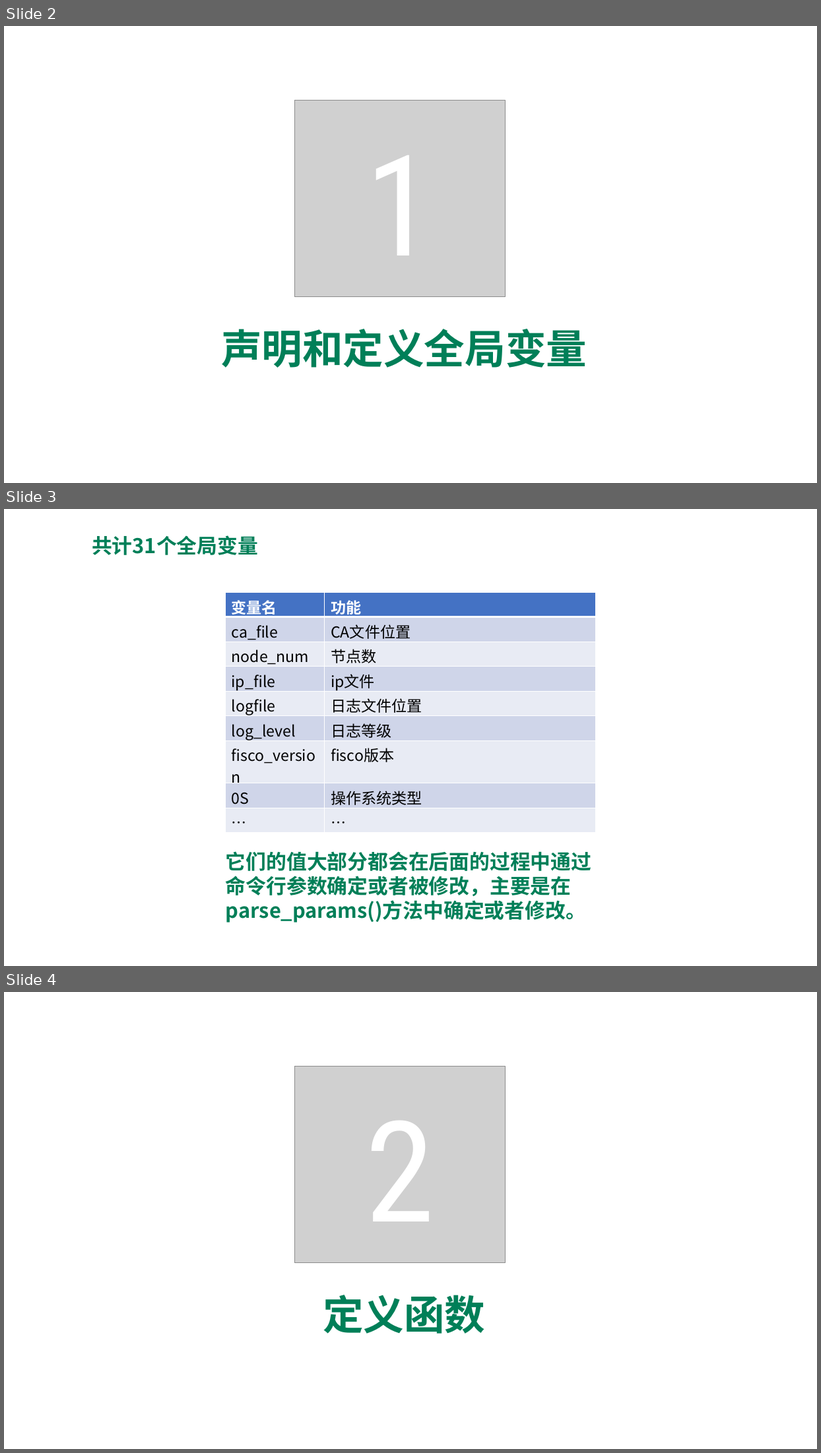
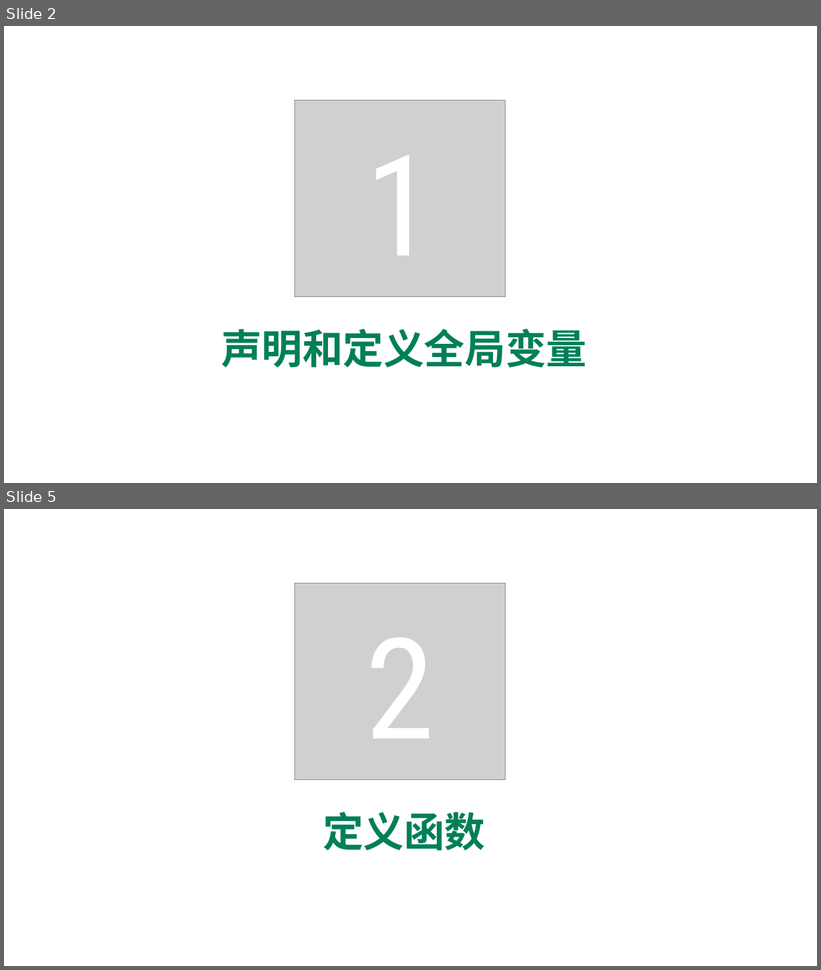
Before and after one commit to blockchaingroup4/webank, a slide deck: 汇报资料/Group4_脚本研读.pptx. Shown one above the other, each under a label of ours: slides 2, 3 and 4 before the commit, slides 2 and 5 after it; the slides between them are not shown. The pictures are 821x1453 and 821x970 pixels, drawn with LibreOffice and Linux fonts; fonts in the diff are those of the drawing; grey boxes stand for pictures. Boxes give left, top, right and bottom in pixels: in the first picture for what was removed or moved away, otherwise in the second. Text is boxed around its words. In the diff, an @@ line names an element or a change of style, - is before the commit and + after.

```diff
--- a/汇报资料/Group4_脚本研读.pptx
+++ b/汇报资料/Group4_脚本研读.pptx
@@ slide 3 removed at (4, 509, 817, 966), background #FFFFFF @@
@@ text removed at (92, 535, 258, 555) @@
-共计31个全局变量
@@ table removed at (225, 593, 596, 815), 9 rows, 2 columns @@
-变量名 | 功能
-ca_file | CA文件位置
-node_num | 节点数
-ip_file | ip文件
-logfile | 日志文件位置
-log_level | 日志等级
-fisco_version | fisco版本
-0S | 操作系统类型
-… | …
@@ text removed at (226, 852, 591, 923) @@
-它们的值大部分都会在后面的过程中通过命令行参数确定或者被修改，主要是在parse_params()方法中确定或者修改。
@@ what was slide 4 is now slide 5 @@
```
Also in this commit, not shown: 6 slides changed, 6 slides added, 1 other slide removed, 22 other files.
